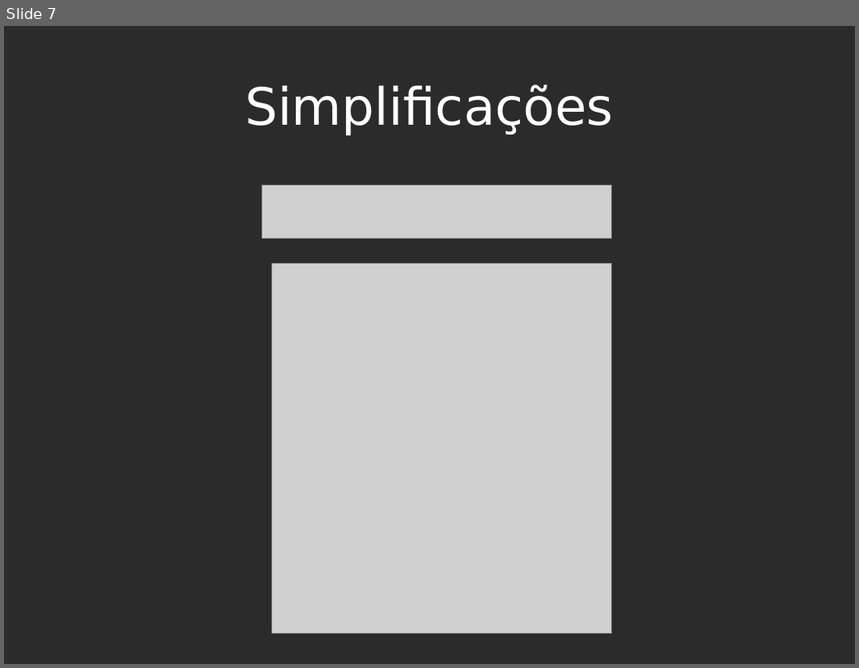
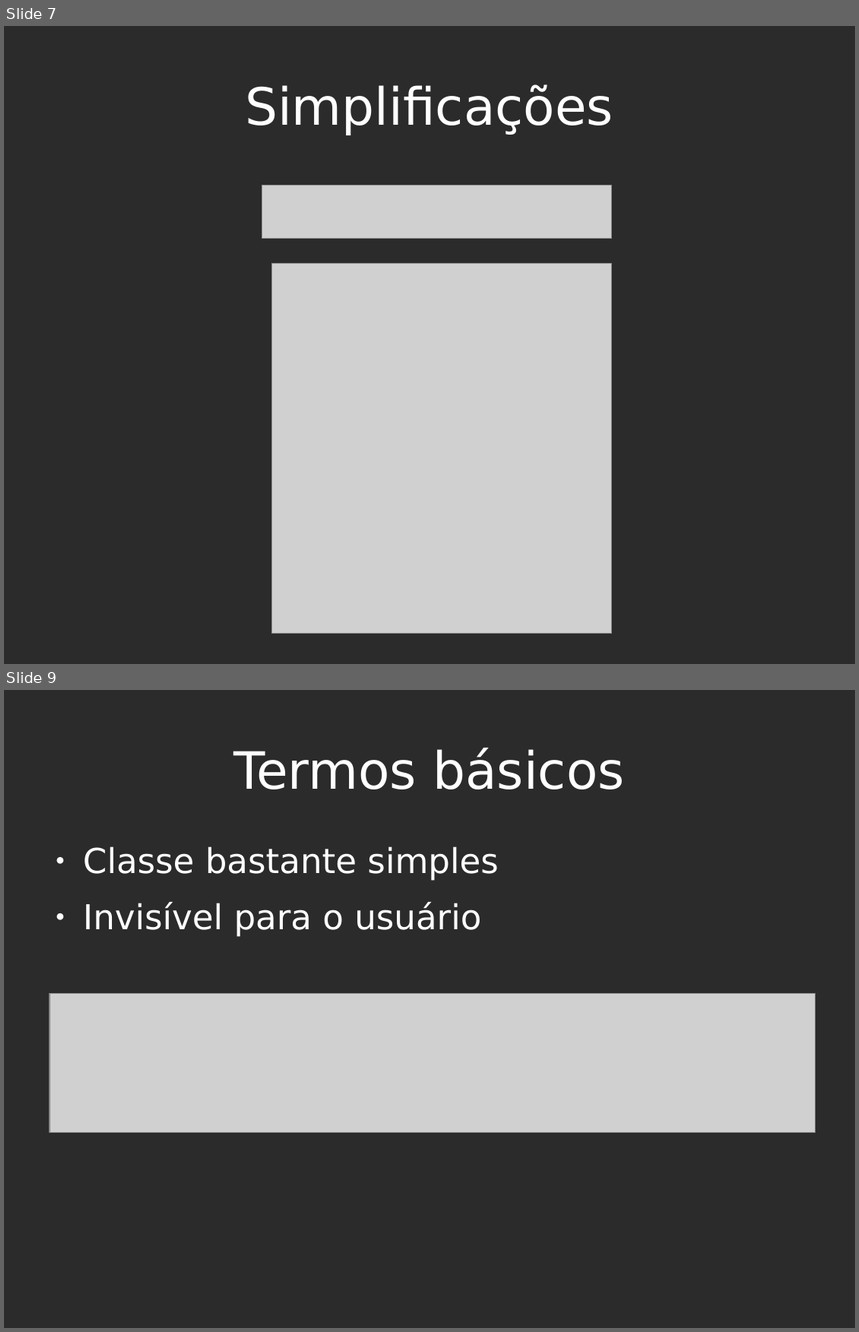
Before and after one commit to ArthurCarmo/mini-cas, a slide deck: doc/pmini-cas06.odp. Shown one above the other, each under a label of ours: slide 7 before the commit, slides 7 and 9 after it; the slides between them are not shown. The pictures are 859x668 and 859x1332 pixels, drawn with LibreOffice and Linux fonts; fonts in the diff are those of the drawing; grey boxes stand for pictures; background and template pictures are left out; a plain dark background stands for a picture behind light text. Boxes give left, top, right and bottom in pixels: in the first picture for what was removed or moved away, otherwise in the second. Text is boxed around its words. In the diff, an @@ line names an element or a change of style, - is before the commit and + after.

```diff
--- a/doc/pmini-cas06.odp
+++ b/doc/pmini-cas06.odp
@@ slide 9 added at <box>4,690,855,1328</box>, background picture (left out) @@
@@ title added at <box>234,748,625,790</box>, 48 pt, text #FFFFFF @@
+Termos básicos
@@ text added at <box>83,847,498,937</box>, 32 pt, text #FFFFFF @@
+● Classe bastante simples
+● Invisível para o usuário
@@ picture added at <box>50,994,816,1133</box> @@
```
Also in this commit, not shown: 1 slide changed, 5 other slides added, 4 other files.
